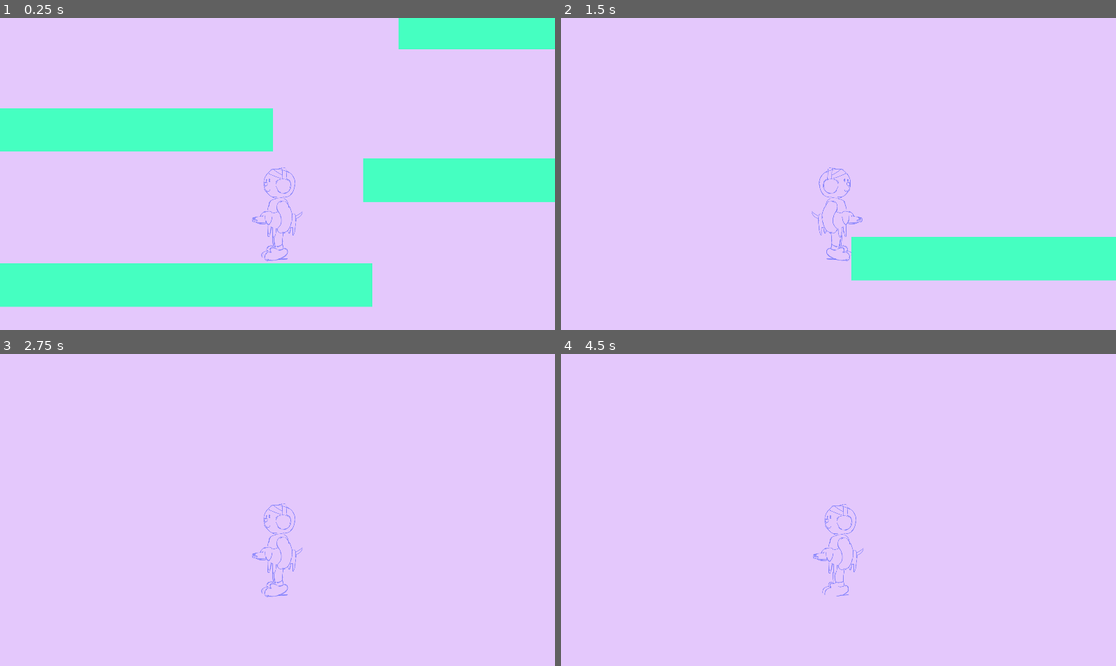
Above: before the commit, frames 1-4 (two rows, left to right).
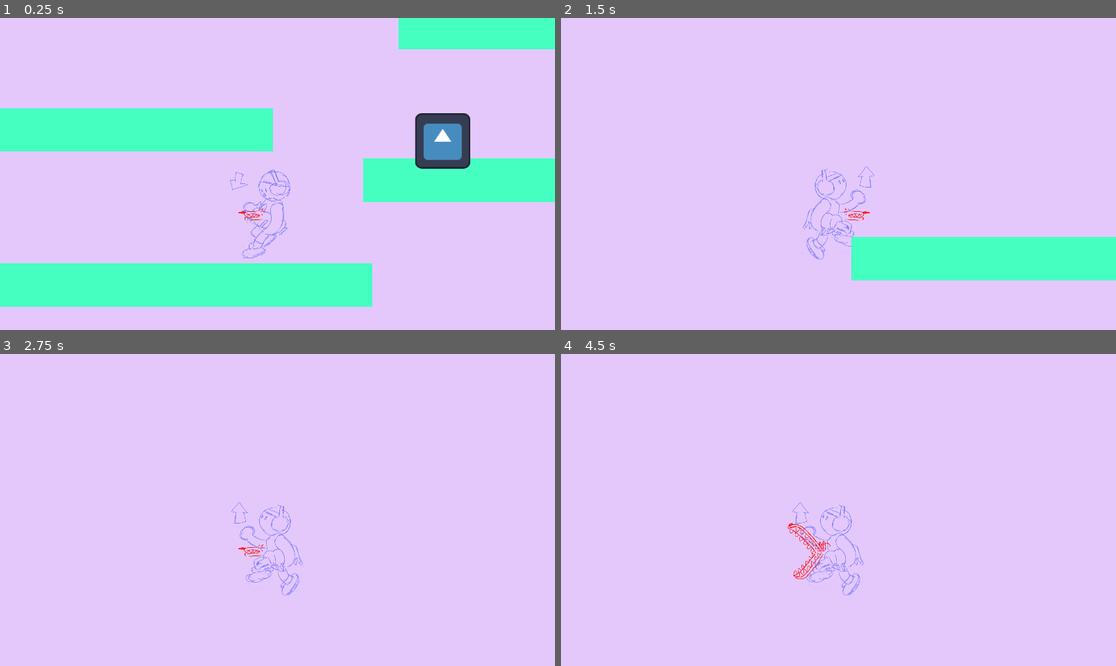
Above: after the commit, the same moments.

Repository: AidanNC/dogrun
Game: Godot game, scene res://scenes/world.tscn
Same seed, same stepped clock (60 frames per second), same inputs: the game is played once before the commit and once after it. The engine's default icon, where the game draws it, is replaced by a stand-in: a white triangle on a blue panel in a dark square.
Inputs:
- Up to frame 1 (0.25 s): no input
- Up to frame 2 (1.5 s): hold D (move_right) from 0.53 s (still down); tap U (attack, bound only after the commit) at 0.6 s; tap W (jump) at 0.77, 0.8, 1.07, 1.35 s
- Up to frame 3 (2.75 s): tap W (jump) at 1.52, 1.82, 2.3 s; tap U (attack, bound only after the commit) at 1.55, 2.1 s; release D (move_right) at 2.03 s; hold A (move_left) from 2.03 s (still down)
- Up to frame 4 (4.5 s): release A (move_left) at 2.78 s; hold D (move_right) 2.78-4.28 s; tap U (attack, bound only after the commit) at 2.85, 4.35 s; tap W (jump) at 3.02, 3.32, 3.6, 3.77, 4.07 s; hold A (move_left) from 4.28 s (still down)

The runs differ from the first frame. In frame 1, 2.5% of the frame differs, in the area x 41-85%, y 30-78%; in frame 2, 0.7%; in frame 3, 0.7%; in frame 4, 0.9%.

Commit message:
add: basic animations

Diff:
--- a/godot/project.godot
+++ b/godot/project.godot
@@ -37,6 +37,11 @@
 "events": [Object(InputEventKey,"resource_local_to_scene":false,"resource_name":"","device":-1,"window_id":0,"alt_press …(192 unchanged characters)…
 ]
 }
+attack={
+"deadzone": 0.5,
+"events": [Object(InputEventKey,"resource_local_to_scene":false,"resource_name":"","device":-1,"window_id":0,"alt_pressed":false,"shift_pressed":false,"ctrl_pressed":false,"meta_pressed":false,"pressed":false,"keycode":0,"physical_keycode":85,"key_label":0,"unicode":117,"location":0,"echo":false,"script":null)
+]
+}
 
 [rendering]
 
--- /dev/null
+++ b/godot/scenes/dog_bite.tscn
@@ -0,0 +1,67 @@
+[gd_scene load_steps=14 format=3 uid="uid://chqqrdtluwkn3"]
+
+[ext_resource type="Texture2D" uid="uid://crdq4pd5mrkm" path="res://assets/dog head bite/0000.png" id="1_g0aey"]
+[ext_resource type="Script" path="res://scripts/dog_bite.gd" id="1_gvo48"]
+[ext_resource type="Texture2D" uid="uid://cdk6yjac4uhrv" path="res://assets/dog head bite/0001.png" id="2_7p6e6"]
+[ext_resource type="Texture2D" uid="uid://cdbteuje8mksq" path="res://assets/dog head bite/0002.png" id="3_0gb4x"]
+[ext_resource type="Texture2D" uid="uid://bp8mjhw5p0evs" path="res://assets/dog head bite/0003.png" id="4_qusax"]
+[ext_resource type="Texture2D" uid="uid://bj650y0pvfhrp" path="res://assets/dog head bite/0004.png" id="5_tqwg7"]
+[ext_resource type="Texture2D" uid="uid://d1x3h1hevf75m" path="res://assets/dog head bite/0005.png" id="6_ebtcg"]
+[ext_resource type="Texture2D" uid="uid://brj5y2ko5g50w" path="res://assets/dog head bite/0006.png" id="7_068kk"]
+[ext_resource type="Texture2D" uid="uid://krubovhb5a56" path="res://assets/dog head bite/0007.png" id="8_t64ba"]
+[ext_resource type="Texture2D" uid="uid://hbamvrprhise" path="res://assets/dog head bite/0008.png" id="9_l7aqm"]
+[ext_resource type="Texture2D" uid="uid://d17la4c26ilps" path="res://assets/dog head bite/0009.png" id="10_pidjr"]
+[ext_resource type="Texture2D" uid="uid://c434bkxqm0x6j" path="res://assets/dog head bite/0010.png" id="11_iupg5"]
+
+[sub_resource type="SpriteFrames" id="SpriteFrames_clc22"]
+animations = [{
+"frames": [{
+"duration": 1.0,
+"texture": ExtResource("1_g0aey")
+}, {
+"duration": 1.0,
+"texture": ExtResource("2_7p6e6")
+}, {
+"duration": 1.0,
+"texture": ExtResource("3_0gb4x")
+}, {
+"duration": 1.0,
+"texture": ExtResource("4_qusax")
+}, {
+"duration": 1.0,
+"texture": ExtResource("5_tqwg7")
+}, {
+"duration": 1.0,
+"texture": ExtResource("6_ebtcg")
+}, {
+"duration": 1.0,
+"texture": ExtResource("7_068kk")
+}, {
+"duration": 1.0,
+"texture": ExtResource("8_t64ba")
+}, {
+"duration": 1.0,
+"texture": ExtResource("9_l7aqm")
+}, {
+"duration": 1.0,
+"texture": ExtResource("10_pidjr")
+}, {
+"duration": 1.0,
+"texture": ExtResource("11_iupg5")
+}],
+"loop": false,
+"name": &"bite",
+"speed": 24.0
+}]
+
+[node name="DogBite" type="Node2D"]
+script = ExtResource("1_gvo48")
+
+[node name="AnimatedSprite2D" type="AnimatedSprite2D" parent="."]
+scale = Vector2(0.5, 0.5)
+sprite_frames = SubResource("SpriteFrames_clc22")
+animation = &"bite"
+frame = 10
+frame_progress = 1.0
+
+[node name="CollisionShape2D" type="CollisionShape2D" parent="."]
--- a/godot/scenes/player.tscn
+++ b/godot/scenes/player.tscn
@@ -11,6 +11,22 @@
 [ext_resource type="Texture2D" uid="uid://cu4ehy0bcv1tq" path="res://assets/MC idle/0007.png" id="9_pn6cq"]
 [ext_resource type="Texture2D" uid="uid://cnjv2xp8kanv0" path="res://assets/MC idle/0008.png" id="10_neg2l"]
 [ext_resource type="Texture2D" uid="uid://bsuv30vuf21ci" path="res://assets/MC idle/0009.png" id="11_15slc"]
+[ext_resource type="Texture2D" uid="uid://2e4k2n4d0q5q" path="res://assets/MC jump frames/0000.png" id="12_6omtw"]
+[ext_resource type="Texture2D" uid="uid://b5lm6stw5u1di" path="res://assets/MC Run/0000.png" id="12_o77wg"]
+[ext_resource type="Texture2D" uid="uid://dqo7d5hnky5v1" path="res://assets/MC Run/0001.png" id="13_wsvy5"]
+[ext_resource type="Texture2D" uid="uid://dgpojan51ej4f" path="res://assets/MC jump frames/0001.png" id="13_xwdgm"]
+[ext_resource type="Texture2D" uid="uid://muff478wglft" path="res://assets/MC jump frames/0002.png" id="14_4pqw5"]
+[ext_resource type="Texture2D" uid="uid://b1ckf13i41ns2" path="res://assets/MC Run/0002.png" id="14_j61nf"]
+[ext_resource type="Texture2D" uid="uid://cu81cr42x3mi4" path="res://assets/MC Run/0003.png" id="15_eswka"]
+[ext_resource type="Texture2D" uid="uid://d34s3d25vs752" path="res://assets/MC Run/0004.png" id="16_bxjwm"]
+[ext_resource type="Texture2D" uid="uid://cje0ymho7qw1u" path="res://assets/MC Run/0005.png" id="17_hbj4f"]
+[ext_resource type="Texture2D" uid="uid://c5yekh2kad137" path="res://assets/MC Run/0006.png" id="18_duf5u"]
+[ext_resource type="Texture2D" uid="uid://dnq061sqvvdvd" path="res://assets/MC Run/0007.png" id="19_builu"]
+[ext_resource type="Texture2D" uid="uid://dpn15cq51qvt2" path="res://assets/MC Run/0008.png" id="20_5rpw3"]
+[ext_resource type="Texture2D" uid="uid://dnqpr275vhblm" path="res://assets/MC Run/0009.png" id="21_5aoq2"]
+[ext_resource type="Texture2D" uid="uid://b80qbohw1jmus" path="res://assets/MC Run/0010.png" id="22_6axp8"]
+[ext_resource type="Texture2D" uid="uid://d33eropfotvme" path="res://assets/MC Run/0011.png" id="23_tfn0e"]
+[ext_resource type="PackedScene" uid="uid://chqqrdtluwkn3" path="res://scenes/dog_bite.tscn" id="27_l3x5q"]
 
 [sub_resource type="RectangleShape2D" id="RectangleShape2D_uhu0o"]
 size = Vector2(70, 215)
@@ -51,6 +67,71 @@
 "loop": true,
 "name": &"idle",
 "speed": 24.0
+}, {
+"frames": [{
+"duration": 1.0,
+"texture": ExtResource("14_4pqw5")
+}],
+"loop": true,
+"name": &"jump_down",
+"speed": 5.0
+}, {
+"frames": [{
+"duration": 1.0,
+"texture": ExtResource("13_xwdgm")
+}],
+"loop": true,
+"name": &"jump_top",
+"speed": 5.0
+}, {
+"frames": [{
+"duration": 1.0,
+"texture": ExtResource("12_6omtw")
+}],
+"loop": true,
+"name": &"jump_up",
+"speed": 5.0
+}, {
+"frames": [{
+"duration": 1.0,
+"texture": ExtResource("12_o77wg")
+}, {
+"duration": 1.0,
+"texture": ExtResource("13_wsvy5")
+}, {
+"duration": 1.0,
+"texture": ExtResource("14_j61nf")
+}, {
+"duration": 1.0,
+"texture": ExtResource("15_eswka")
+}, {
+"duration": 1.0,
+"texture": ExtResource("16_bxjwm")
+}, {
+"duration": 1.0,
+"texture": ExtResource("17_hbj4f")
+}, {
+"duration": 1.0,
+"texture": ExtResource("18_duf5u")
+}, {
+"duration": 1.0,
+"texture": ExtResource("19_builu")
+}, {
+"duration": 1.0,
+"texture": ExtResource("20_5rpw3")
+}, {
+"duration": 1.0,
+"texture": ExtResource("21_5aoq2")
+}, {
+"duration": 1.0,
+"texture": ExtResource("22_6axp8")
+}, {
+"duration": 1.0,
+"texture": ExtResource("23_tfn0e")
+}],
+"loop": true,
+"name": &"run",
+"speed": 24.0
 }]
 
 [node name="Player" type="CharacterBody2D"]
@@ -66,7 +147,10 @@
 zoom = Vector2(1.5, 1.5)
 
 [node name="AnimatedSprite2D" type="AnimatedSprite2D" parent="."]
+position = Vector2(-10, 1)
 scale = Vector2(0.5, 0.503)
 sprite_frames = SubResource("SpriteFrames_bkqdi")
-animation = &"idle"
-frame_progress = 0.750896
+animation = &"jump_down"
+
+[node name="DogBite" parent="." instance=ExtResource("27_l3x5q")]
+position = Vector2(-7, -10)
--- a/godot/scenes/world.tscn
+++ b/godot/scenes/world.tscn
@@ -1,6 +1,7 @@
-[gd_scene load_steps=4 format=3 uid="uid://duq34pcxha51a"]
+[gd_scene load_steps=5 format=3 uid="uid://duq34pcxha51a"]
 
 [ext_resource type="PackedScene" uid="uid://b3p36e1gl3630" path="res://scenes/player.tscn" id="1_4b21f"]
+[ext_resource type="PackedScene" uid="uid://dmbu8uqqe5qyx" path="res://scenes/slime.tscn" id="2_oxcol"]
 
 [sub_resource type="QuadMesh" id="QuadMesh_54h7s"]
 size = Vector2(1000, 100)
@@ -56,3 +57,6 @@
 [node name="CollisionShape2D" type="CollisionShape2D" parent="Platform4"]
 position = Vector2(-0.5, 0.5)
 shape = SubResource("RectangleShape2D_ofi40")
+
+[node name="Slime" parent="." instance=ExtResource("2_oxcol")]
+position = Vector2(1390, 474)
--- /dev/null
+++ b/godot/scripts/dog_bite.gd
@@ -0,0 +1,8 @@
+extends Node2D
+
+
+func _process(delta):
+
+
+	if Input.is_action_just_pressed("attack"):
+		$AnimatedSprite2D.play()
--- a/godot/scripts/player.gd
+++ b/godot/scripts/player.gd
@@ -1,10 +1,11 @@
 extends CharacterBody2D
 
-@export var speed = 300
+@export var speed = 500
 @export var gravity = 20
 @export var jump_force = 1200
 
 var facingLeft = true
+
 
 func _physics_process(delta):
 
@@ -21,9 +22,34 @@
 
 	move_and_slide()
 
+	playerAnimation()
+
+
+	$AnimatedSprite2D.play()
+
+
+func playerAnimation():
+
+	var animation: String = "idle"
+	if velocity.x != 0:
+		animation = "run"
+	else:
+		animation = "idle"
+
+	const jumpTopRange = 100
+	#handle the jumping animation
+	if !is_on_floor():
+		if velocity.y < -jumpTopRange:
+			animation = "jump_up"
+		elif  velocity.y > jumpTopRange:
+			animation = "jump_down"
+		else:
+			animation = "jump_top"
+
+	$AnimatedSprite2D.animation = animation
+
+	#determines which way animation should be facing
 	facingLeft = velocity.x < 0 || velocity.x == 0 && facingLeft
-
-	print(facingLeft)
-
 	$AnimatedSprite2D.flip_h = facingLeft
-	$AnimatedSprite2D.play()
+	var dogBiteAnimatedSprite = $DogBite.get_node("AnimatedSprite2D")
+	dogBiteAnimatedSprite.flip_h = facingLeft
Not shown: 1 places in godot/scenes/player.tscn that only renumber resources
